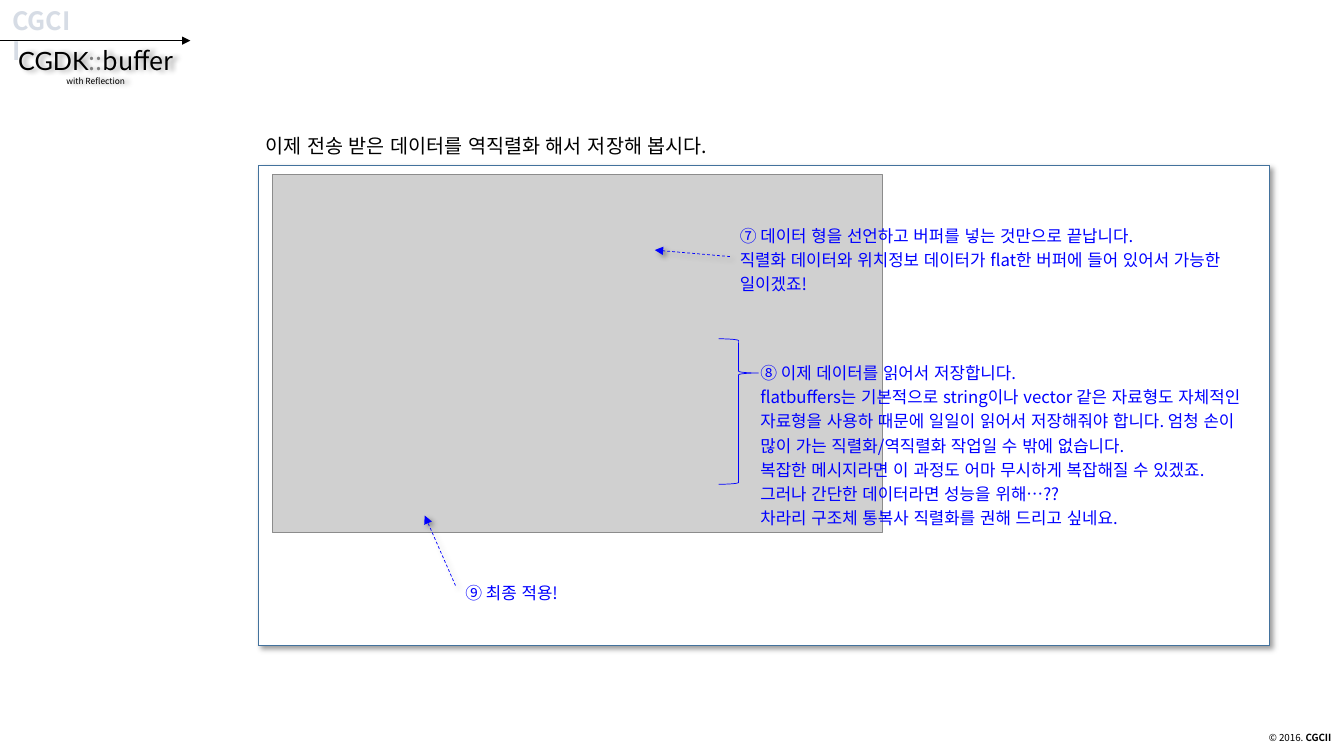
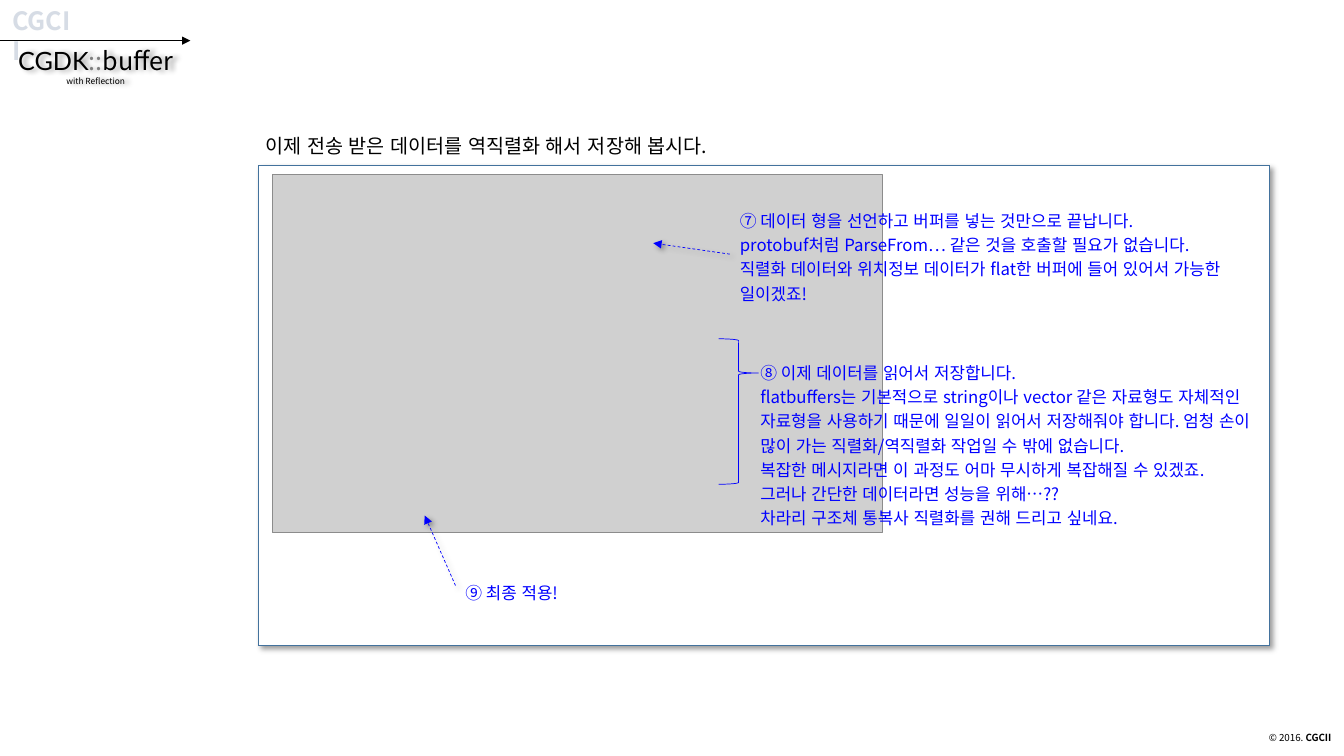
Before and after one commit to CGLabs/CGDK.buffer, a slide deck: slide 72 of C++/document/intruduce_CGDK.buffer.pptx (slide 71 before the commit). Drawn at 1344x756 pixels with LibreOffice and Linux fonts; fonts in the diff are those of the drawing; grey boxes stand for pictures. Boxes give left, top, right and bottom in pixels: in the first picture for what was removed or moved away, otherwise in the second. Text is boxed around its words. In the diff, an @@ line names an element or a change of style, - is before the commit and + after.

```diff
--- a/C++/document/intruduce_CGDK.buffer.pptx
+++ b/C++/document/intruduce_CGDK.buffer.pptx
@@ text "⑦ 데이터 형을 선언하고 버퍼를 ...": place and size @@
-text "⑦ 데이터 형을 선언하고 버퍼를 ..." at (740,225,1220,292)
+text "⑦ 데이터 형을 선언하고 버퍼를 ..." at (740,210,1220,302)
@@ text at (740,234,1220,302): text changed @@
-직렬화 데이터와 위치정보 데이터가 flat한 버퍼에 들어 있어서 가능한 일이겠죠!
+protobuf처럼 ParseFrom… 같은 것을 호출할 필요가 없습니다.
+직렬화 데이터와 위치정보 데이터가 flat한 버퍼에 들어 있어서 가능한 일이겠죠!
@@ arrow moved from (730, 257) - (655, 250) to (730, 254) - (653, 243) @@
@@ text at (760,365,1250,505): text changed @@
-⑧ 이제 데이터를 읽어서 저장합니다.
-flatbuffers는 기본적으로 string이나 vector 같은 자료형도 자체적인 자료형을 사용하 때문에 일일이 읽어서 저장해줘야 합니다. 엄청 손이 많이 가는 직렬화/역직렬화 작업일 수 밖에 없습니다.
-복잡한 메시지라면 이 과정도 어마 무시하게 복잡해질 수 있겠죠.
-그러나 간단한 데이터라면 성능을 위해…??
+⑧ 이제 데이터를 읽어서 저장합니다.
+flatbuffers는 기본적으로 string이나 vector 같은 자료형도 자체적인 자료형을 사용하기 때문에 일일이 읽어서 저장해줘야 합니다. 엄청 손이 많이 가는 직렬화/역직렬화 작업일 수 밖에 없습니다.
+복잡한 메시지라면 이 과정도 어마 무시하게 복잡해질 수 있겠죠.
+그러나 간단한 데이터라면 성능을 위해…??
```
Also in this commit, not shown: 24 other slides changed, 2 slides added, 1 other file.
